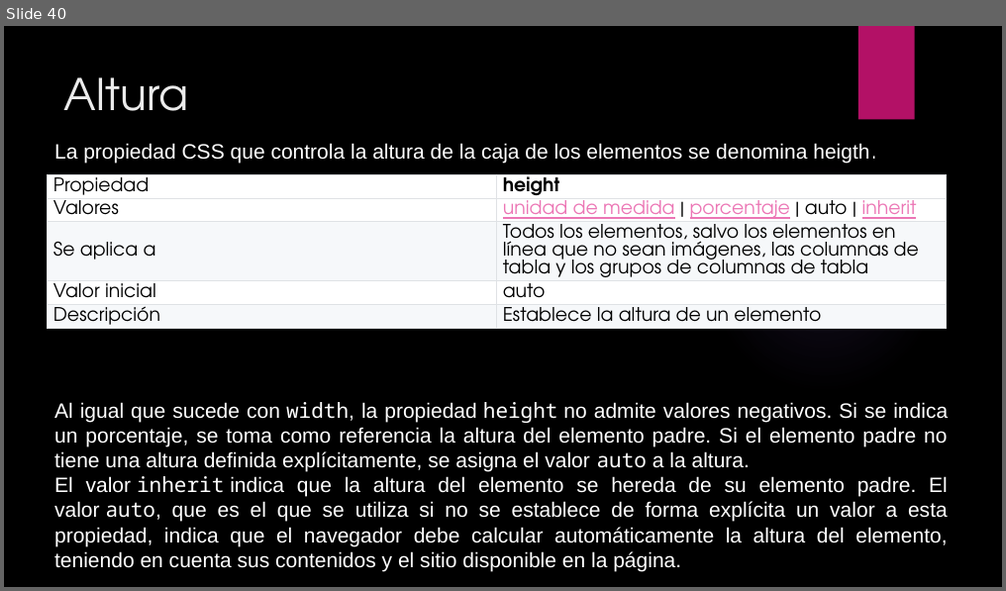
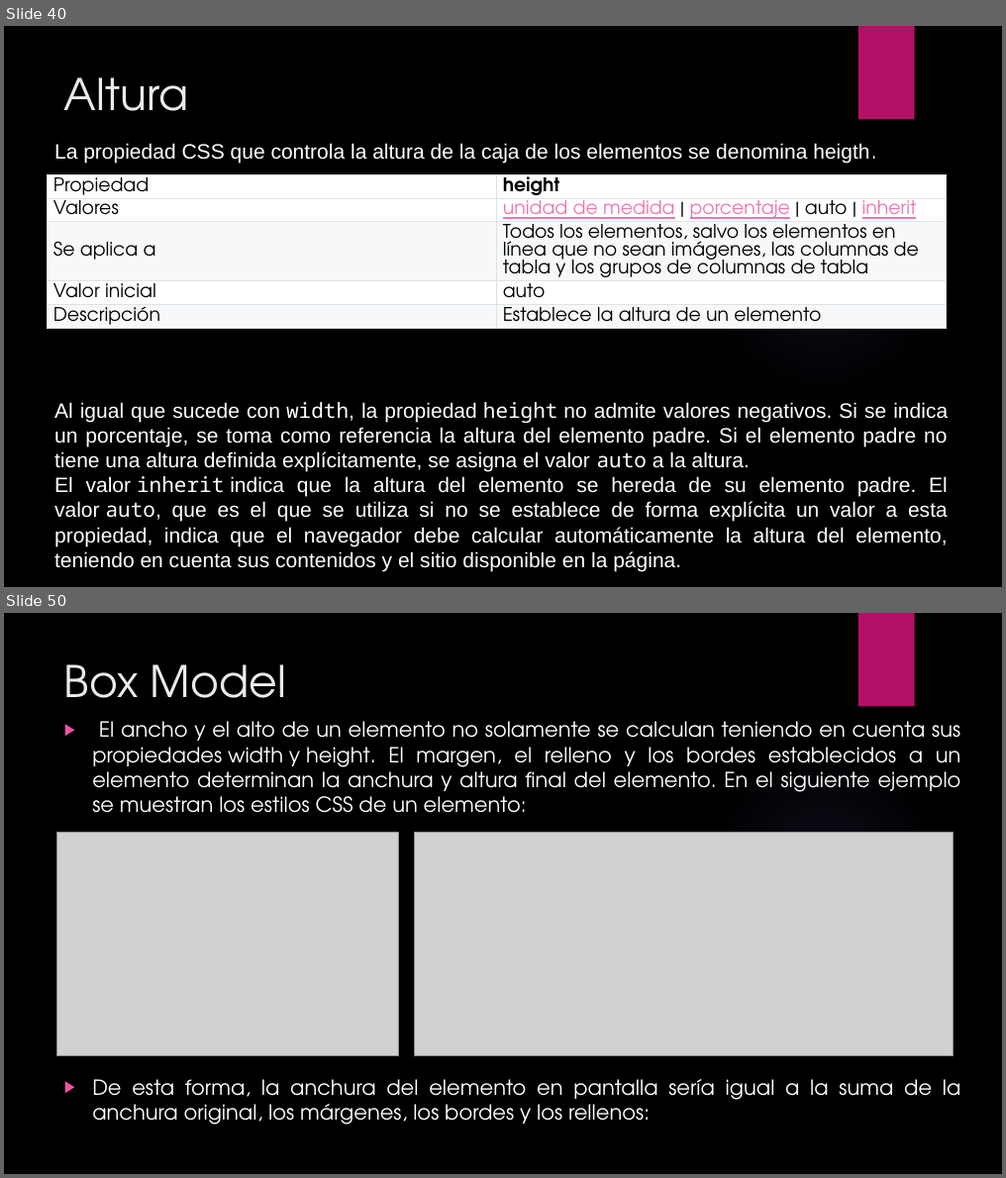
Before and after one commit to patoattie/LaboratorioIII, a slide deck: Material/CSS.pptx. Shown one above the other, each under a label of ours: slide 40 before the commit, slides 40 and 50 after it; the slides between them are not shown. The pictures are 1006x591 and 1006x1178 pixels, drawn with LibreOffice and Linux fonts; fonts in the diff are those of the drawing; grey boxes stand for pictures; background and template pictures are left out. Boxes give left, top, right and bottom in pixels: in the first picture for what was removed or moved away, otherwise in the second. Text is boxed around its words. In the diff, an @@ line names an element or a change of style, - is before the commit and + after.

```diff
--- a/Material/CSS.pptx
+++ b/Material/CSS.pptx
@@ slide 50 added at [4, 613, 1002, 1174], background picture (left out); not listed: 2 template elements that a slide beside it also shows @@
@@ title added at [64, 664, 286, 698], 42 pt, text #EBEBEB @@
+Box Model
@@ text added at [92, 721, 961, 1125], 20 pt, text #FFFFFF @@
+▶ El ancho y el alto de un elemento no solamente se calculan teniendo en cuenta sus propiedades width y height. El margen, el relleno y los bordes establecidos a un elemento determinan la anchura y altura final del elemento. En el siguiente ejemplo se muestran los estilos CSS de un elemento:
+▶ De esta forma, la anchura del elemento en pantalla sería igual a la suma de la anchura original, los márgenes, los bordes y los rellenos:
@@ picture added at [57, 833, 399, 1056] @@
@@ picture added at [414, 833, 952, 1056] @@
```
Also in this commit, not shown: 33 other slides added, 1 other file.
